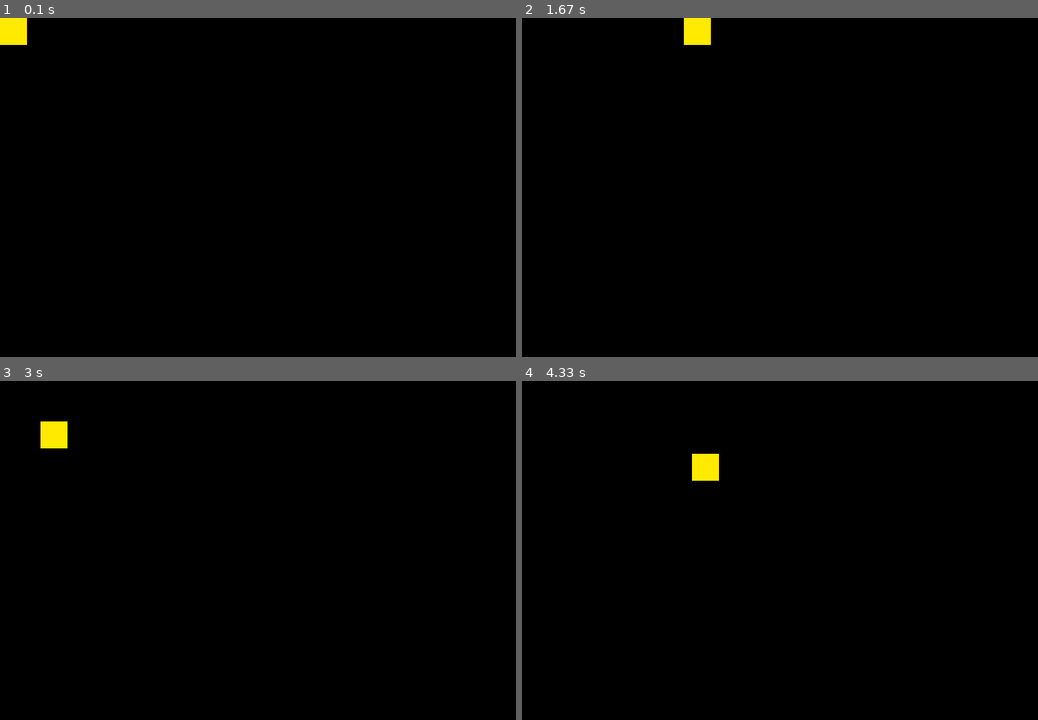
Above: before the commit, frames 1-4 (two rows, left to right).
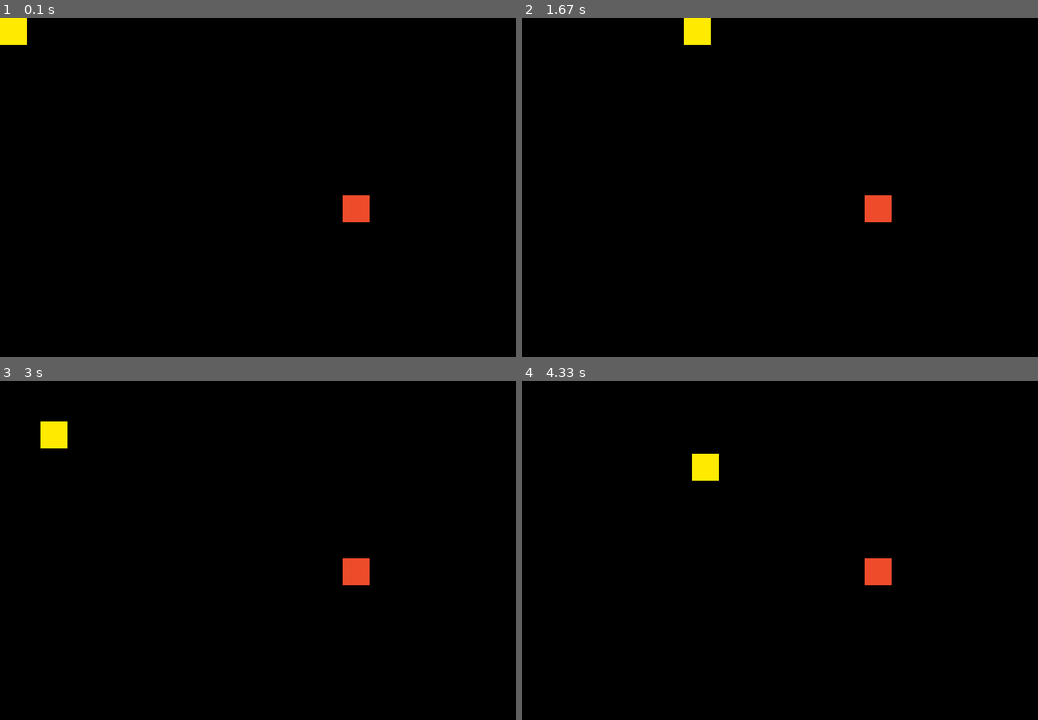
Above: after the commit, the same moments.

Repository: ChrisOber98/pygame_snake
Game: pygame game, started from main.py
Same seed, same stepped clock (60 frames per second), same inputs: the game is played once before the commit and once after it.
Inputs:
- Up to frame 1 (0.1 s): no input
- Up to frame 2 (1.67 s): hold D 0.33-0.8 s; hold D 1.17-1.63 s
- Up to frame 3 (3 s): hold A 1.67-2.2 s; hold S 2.23-2.53 s; hold A 2.57-2.97 s
- Up to frame 4 (4.33 s): hold D 3-3.37 s; hold S from 4.07 s (still down)

The runs differ from the first frame. In frame 1, 0.4% of the frame differs, in the area x 66-72%, y 52-61%; in frame 2, 0.4%; in frame 3, 0.4%; in frame 4, 0.4%.

Commit message:
Add apple.py and Apple class
- Generates a randomly spawning apple entity.

Diff:
--- /dev/null
+++ b/apple.py
@@ -0,0 +1,49 @@
+import pygame
+import random
+
+class Apple:
+    """Class to hold and represent a apple on the window."""
+
+    def __init__(self, snake, settings, game):
+
+        self.snake = snake
+        self.settings = settings
+
+        self.screen = game.screen
+
+        self.x = 0
+        self.y = 0
+        self.height = 40
+        self.width = 40
+        self.color = 238, 75, 43
+
+        self.update_randomly()
+
+    def draw(self):
+        """Draw Apple to screen."""
+
+        pygame.draw.rect(
+            self.screen,
+            self.color,
+            (self.x, self.y, self.width, self.height)
+        )
+
+    def update_randomly(self):
+        """Update the apples position randomly taking into account the snake."""
+
+        rand_x = random.randint(0, self.settings.window_width)
+        while (
+            rand_x <= self.snake.x and
+            rand_x >= self.snake.x + self.snake.width
+        ):
+            rand_x = random.randint(0, self.settings.window_width)
+
+        rand_y = random.randint(0, self.settings.window_height)
+        while (
+            rand_y <= self.snake.y and
+            rand_y >= self.snake.y + self.snake.height
+        ):
+            rand_y = random.randint(0, self.settings.window_height)
+
+        self.x = rand_x
+        self.y = rand_y
--- a/game.py
+++ b/game.py
@@ -1,7 +1,9 @@
 import pygame
+import random
 
 from settings import Settings
 from snake import Snake
+from apple import Apple
 
 class Game:
     """Class to hold representation of a game and its values / assets."""
@@ -28,6 +30,9 @@
 
         # Snake Sprite
         self.snake = Snake(self)
+
+        # Apple Sprite
+        self.apple = Apple(self.snake, self.settings, self)
 
     def run_game(self):
         """Handles running / maintaining game loop."""
@@ -72,6 +77,7 @@
         self.screen.fill(self.settings.screen_bg_color)
         self.snake.update()
         self.check_out_of_bounds()
+        self.apple.draw()
         self.snake.draw()
         pygame.display.flip()
         self.clock.tick(self.settings.clock_timing)
